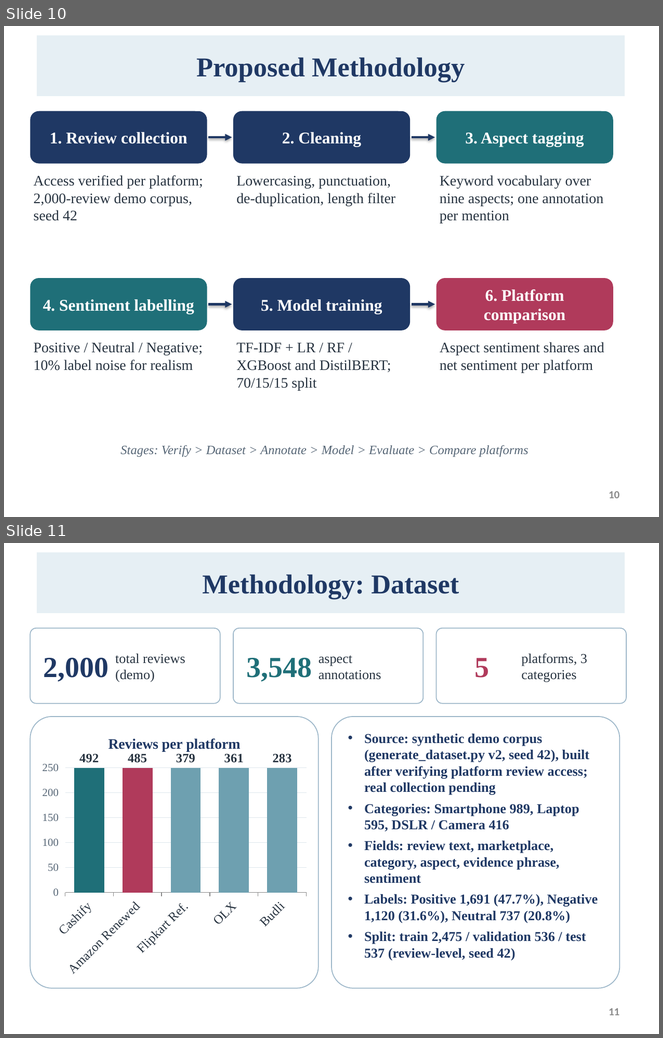
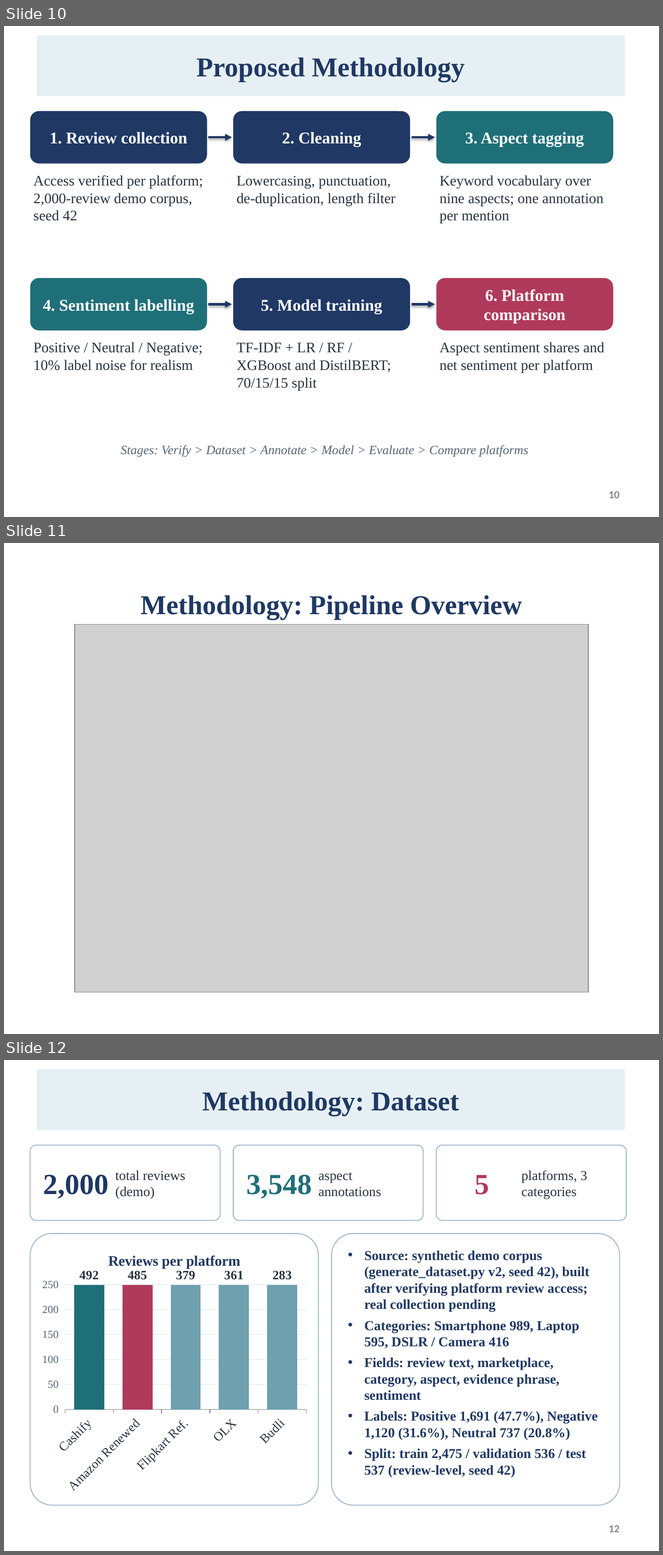
Before and after one commit to Saket-code40/refurbiq, a slide deck: presentation/RefurbIQ_PBL3.pptx. Shown one above the other, each under a label of ours: slides 10 and 11 before the commit, slides 10, 11 and 12 after it. The pictures are 663x1038 and 663x1555 pixels, drawn with LibreOffice and Linux fonts; fonts in the diff are those of the drawing; grey boxes stand for pictures; background and template pictures are left out. Boxes give left, top, right and bottom in pixels: in the first picture for what was removed or moved away, otherwise in the second. Text is boxed around its words. In the diff, an @@ line names an element or a change of style, - is before the commit and + after.

Commit message:
presentation: insert four draw.io-style diagrams as slides 11, 15, 18, 19 (pipeline overview, tech stack, app workflow, recommendation engine)

```diff
--- a/presentation/RefurbIQ_PBL3.pptx
+++ b/presentation/RefurbIQ_PBL3.pptx
@@ slide 11 added at [4,543,659,1034], background #FFFFFF @@
@@ title added at [141,595,522,620], 30 pt, text #1F3864, bold @@
+Methodology: Pipeline Overview
@@ picture added at [75,624,588,992] @@
@@ what was slide 11 is now slide 12 @@
@@ page number at [609,1525,620,1533]: text changed @@
-11
+12
```
Also in this commit, not shown: 3 other slides added, 1 other file.
